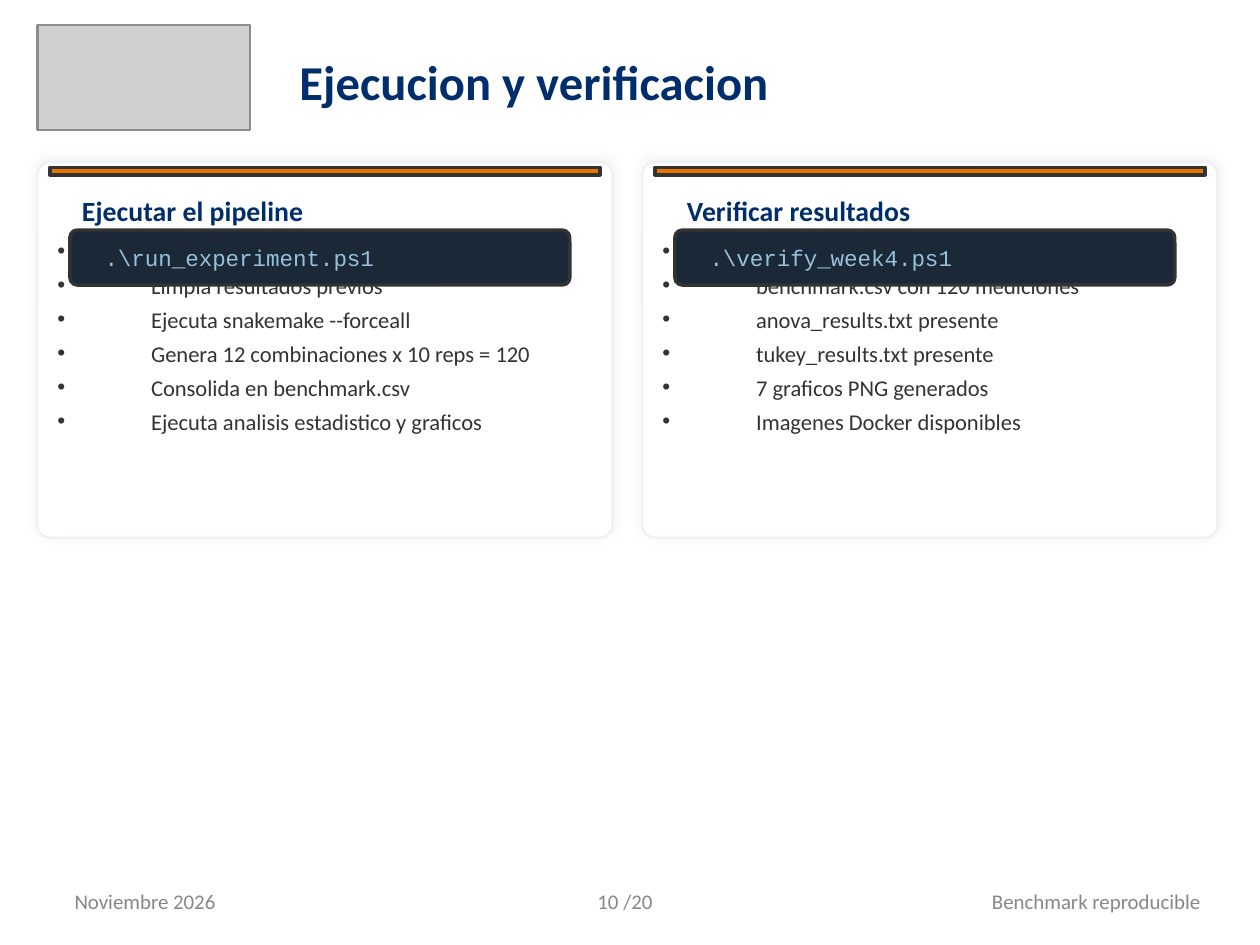
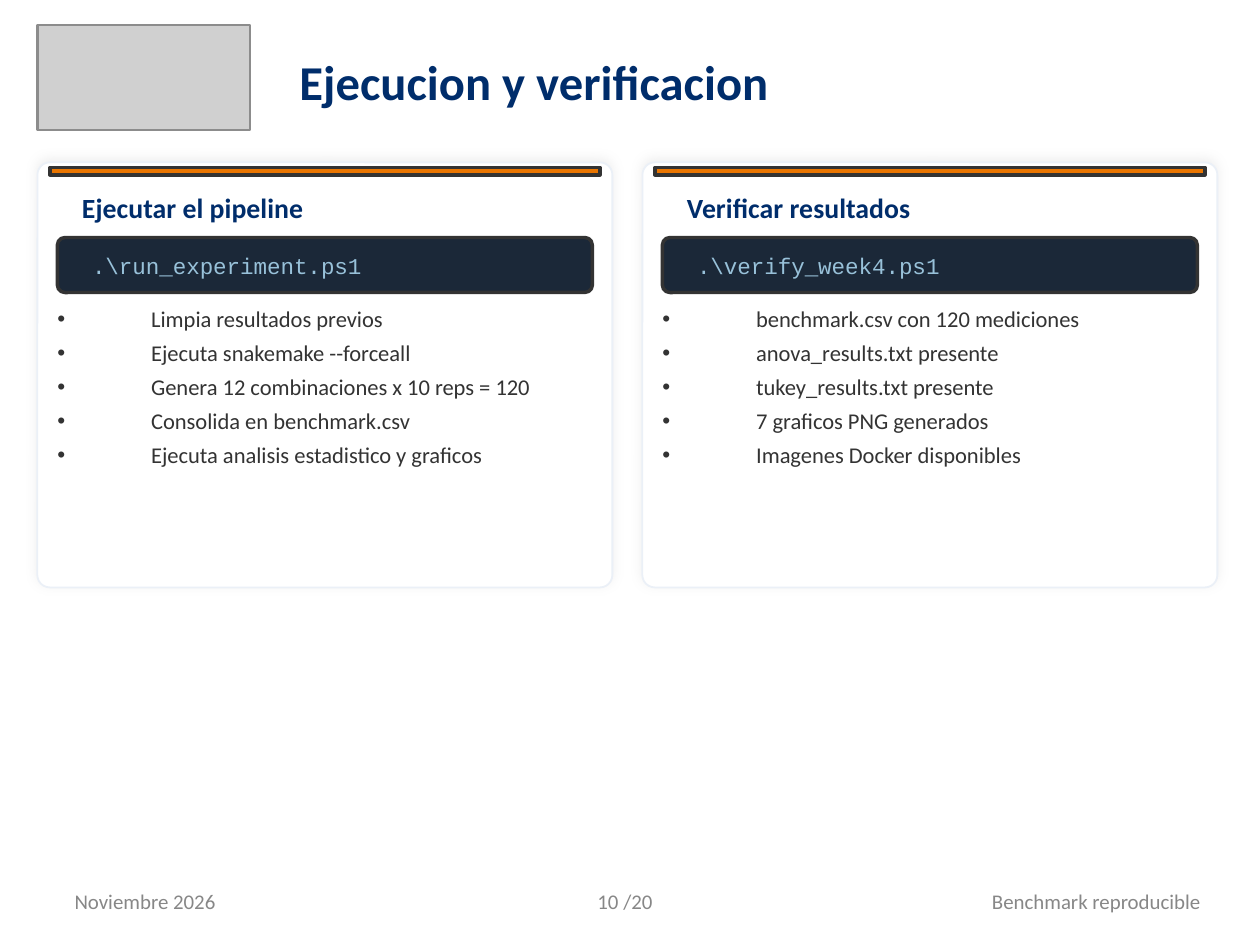
Before and after one commit to jffp-alt/matrix-benchmark, a slide deck: slide 10 of results/Semana4_Pipeline_USACH_v2.pptx. Drawn at 1260x945 pixels with LibreOffice and Linux fonts; fonts in the diff are those of the drawing; grey boxes stand for pictures. Boxes give left, top, right and bottom in pixels: in the first picture for what was removed or moved away, otherwise in the second. Text is boxed around its words. In the diff, an @@ line names an element or a change of style, - is before the commit and + after.

```diff
--- a/results/Semana4_Pipeline_USACH_v2.pptx
+++ b/results/Semana4_Pipeline_USACH_v2.pptx
@@ rounded rectangle resized from (x1=38, y1=162, x2=612, y2=538) to (x1=38, y1=162, x2=612, y2=588) @@
@@ rounded rectangle at (x1=38, y1=162, x2=612, y2=588): proportions changed @@
@@ rounded rectangle at (x1=642, y1=162, x2=1217, y2=588): proportions changed @@
@@ rounded rectangle resized from (x1=642, y1=162, x2=1217, y2=538) to (x1=642, y1=162, x2=1217, y2=588) @@
@@ rounded rectangle resized from (x1=70, y1=230, x2=570, y2=285) to (x1=58, y1=238, x2=592, y2=292) @@
@@ text ".\run_experiment.ps1" moved from (x1=105, y1=250, x2=374, y2=271) to (x1=92, y1=257, x2=361, y2=279) @@
@@ rounded rectangle resized from (x1=675, y1=230, x2=1175, y2=285) to (x1=662, y1=238, x2=1198, y2=292) @@
@@ text ".\verify_week4.ps1" moved from (x1=710, y1=250, x2=953, y2=271) to (x1=697, y1=257, x2=940, y2=279) @@
@@ text at (x1=151, y1=250, x2=397, y2=266): paragraph removed @@
-• Verifica que las 4 imagenes Docker existan
@@ text at (x1=756, y1=249, x2=957, y2=266): paragraph removed @@
-• 4 CSV con 30 registros cada uno
@@ text "Limpia resultados previos" moved from (x1=151, y1=250, x2=530, y2=434) to (x1=151, y1=311, x2=530, y2=467) @@
@@ text "benchmark.csv con 120 mediciones" moved from (x1=756, y1=249, x2=1079, y2=434) to (x1=756, y1=311, x2=1079, y2=467) @@
```
Also in this commit, not shown: 1 other slide changed.
